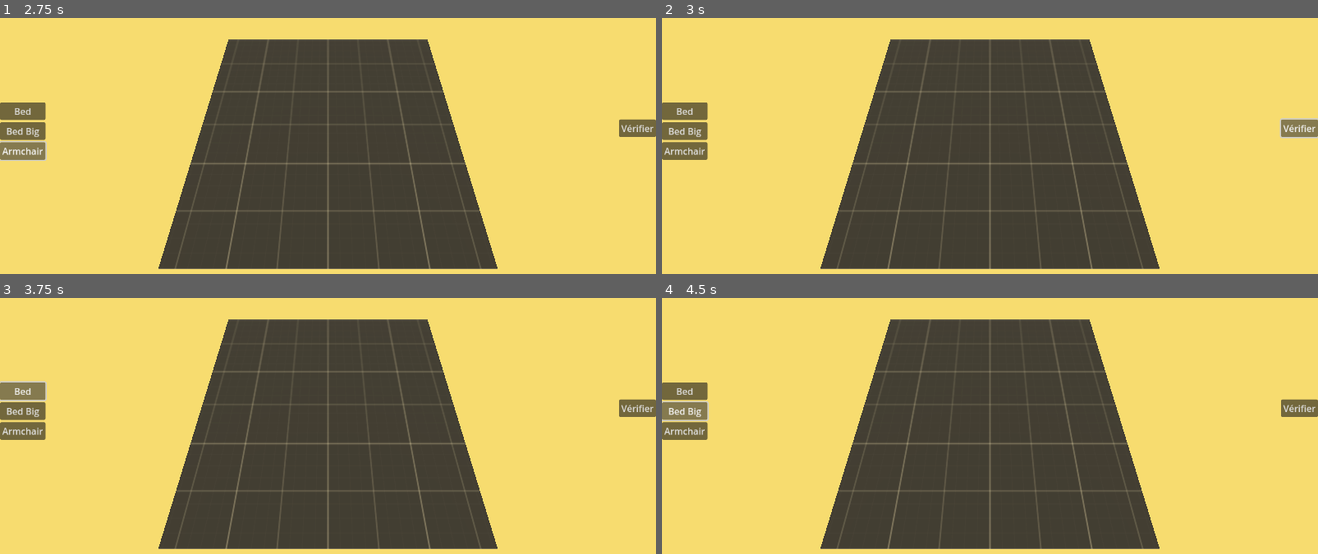
Above: before the commit, frames 1-4 (two rows, left to right).
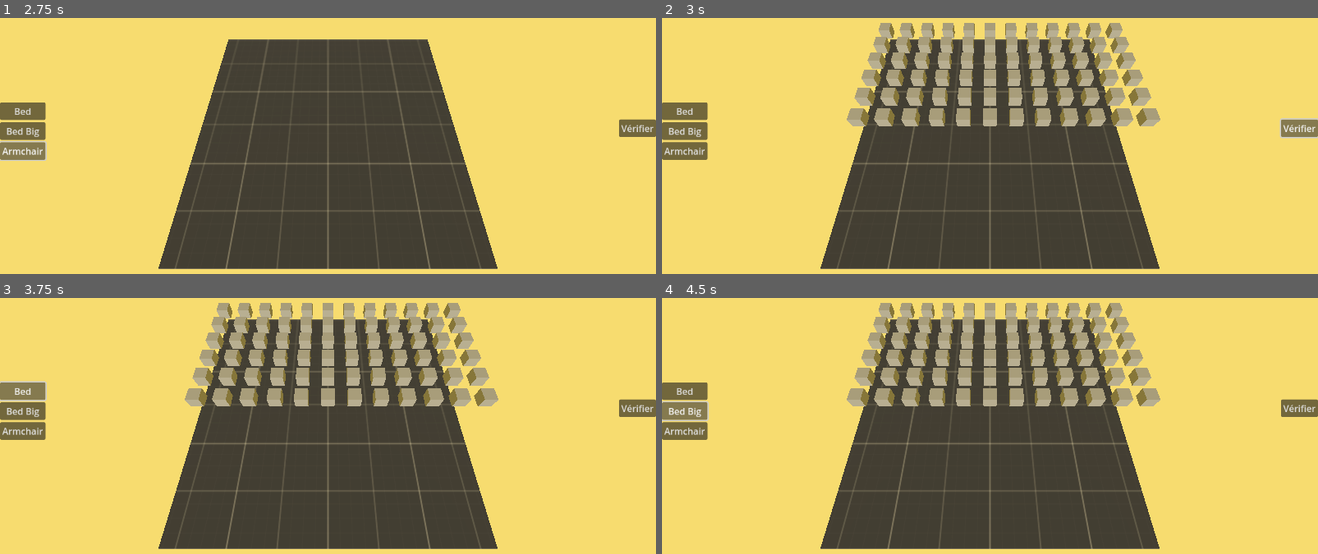
Above: after the commit, the same moments.

Repository: Bigaston/LDJam54
Game: Godot game, scene res://scenes/Main.tscn
The game is run twice, just before and just after one commit, with the same random seed, the same clock (stepped at 60 frames per second) and the same inputs.
Inputs:
- Up to frame 1 (2.75 s): click "Bed" at 0.5 s; click "Bed Big" at 1.25 s; click "Armchair" at 2 s
- Up to frame 2 (3 s): click "Vérifier" at 2.75 s
- Up to frame 3 (3.75 s): click "Bed" at 3.5 s
- Up to frame 4 (4.5 s): click "Bed Big" at 4.25 s

Frame 1 is identical in both runs. In frame 2, 10% of the frame differs, in the area x 28-76%, y 1-43%; in frame 3, 10%; in frame 4, 10%.

Commit message:
debut des nodes de vérification des cases

Diff:
--- /dev/null
+++ b/objects/DebugCase.tscn
@@ -0,0 +1,9 @@
+[gd_scene load_steps=2 format=3 uid="uid://4opaa4e07qep"]
+
+[sub_resource type="BoxMesh" id="BoxMesh_1qiej"]
+
+[node name="DebugCase" type="Node3D"]
+
+[node name="MeshInstance3D" type="MeshInstance3D" parent="."]
+transform = Transform3D(0.5, 0, 0, 0, 0.5, 0, 0, 0, 0.5, 0, 0.5, 0)
+mesh = SubResource("BoxMesh_1qiej")
--- a/scenes/Main.tscn
+++ b/scenes/Main.tscn
@@ -1,8 +1,9 @@
-[gd_scene load_steps=7 format=3 uid="uid://dimsd71dmifu2"]
+[gd_scene load_steps=8 format=3 uid="uid://dimsd71dmifu2"]
 
 [ext_resource type="Script" path="res://scripts/main_game.gd" id="1_c54g1"]
 [ext_resource type="PackedScene" uid="uid://cmcvaxq3endno" path="res://objects/UI.tscn" id="2_jpn1h"]
 [ext_resource type="Material" uid="uid://c5jfd0ju8gwpx" path="res://ressources/shaders/transparent_error.tres" id="3_l88p4"]
+[ext_resource type="PackedScene" uid="uid://4opaa4e07qep" path="res://objects/DebugCase.tscn" id="4_eongf"]
 [ext_resource type="Material" uid="uid://cww4ay23o6m2h" path="res://ressources/shaders/transparent.tres" id="4_f4v77"]
 
 [sub_resource type="Environment" id="Environment_tq2d1"]
@@ -15,6 +16,7 @@
 script = ExtResource("1_c54g1")
 transparent_mat = ExtResource("4_f4v77")
 transparent_error_mat = ExtResource("3_l88p4")
+debug_case = ExtResource("4_eongf")
 
 [node name="UI" parent="." instance=ExtResource("2_jpn1h")]
 
--- a/scenes/levels/Level1.tscn
+++ b/scenes/levels/Level1.tscn
@@ -22,6 +22,7 @@
 script = ExtResource("1_08cl3")
 available_furnitures = Array[PackedScene]([ExtResource("2_1u7m7"), ExtResource("3_xiky8"), ExtResource("4_0idya")])
 needed_furnitures = Array[PackedScene]([ExtResource("2_1u7m7")])
+map = "res://scenes/levels/level1.map.txt"
 
 [node name="Ground" type="MeshInstance3D" parent="."]
 mesh = SubResource("BoxMesh_3i07s")
--- a/scripts/Level.gd
+++ b/scripts/Level.gd
@@ -3,6 +3,7 @@
 
 @export var available_furnitures: Array[PackedScene]
 @export var needed_furnitures: Array[PackedScene]
+@export_file var map
 
 func get_camera_anchor():
 	return $CameraAnchor
--- a/scripts/main_game.gd
+++ b/scripts/main_game.gd
@@ -6,6 +6,7 @@
 
 @export var transparent_mat: ShaderMaterial
 @export var transparent_error_mat: ShaderMaterial
+@export var debug_case: PackedScene
 
 var selected_case = Vector2(0, 0)
 var furniture_to_place = null
@@ -161,9 +162,35 @@
 			for mat in range(0, nb_materials):
 				child.set_surface_override_material(mat, material)
 
-
 func _on_ui_check_level():
 	print(is_level_completed())
+	check_level_cases()
+
+func check_level_cases():
+	var file_access = FileAccess.open(level.map, FileAccess.READ)
+	print(file_access.get_as_text())
+
+	var lines = file_access.get_as_text().split("\n")
+
+	for line in range(0, lines.size()):
+		if lines[line] == "":
+			continue
+
+		var columns = lines[line].split("")
+
+		for col in range(0, columns.size()):
+			var char = columns[col]
+
+			var case = debug_case.instantiate()
+
+			case.position.x = col
+			case.position.y = 0.5
+			case.position.z = line
+
+			add_child(case)
+
+			if char == "*":
+				pass
 
 func is_level_completed():
 	var need_string = []
Not shown, added: scenes/levels/level1.map.txt
